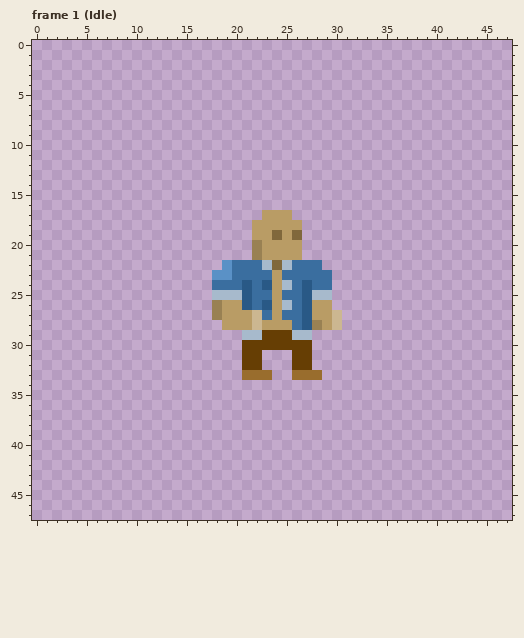
Pixel-art file, stored at HumanMelee1.aseprite. Above is the file before it was changed.
48x48 pixels, 27 frames. Shown: frame 1 (Idle). The commit also changed other frames, which this record leaves out.
After the commit:
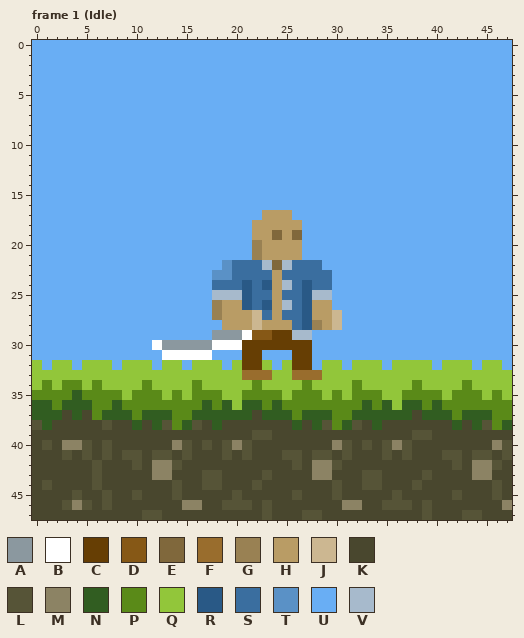
Palette (. is transparent): A #8b989f  B #ffffff  C #663e04  D #865816  E #80683c  F #996d2d  G #998153  H #b99c65  J #ccb791  K #49472e  L #565437  M #8c8364  N #315d21  P #5a8a18  Q #92c63a  R #295986  S #3a6e9f  T #5a91c6  U #69aef4  V #a7bacc
Change:
layer "references/sky" now shown
layer "references/Tiles" now shown
layer "weapon" now shown
Changed rows in their new state; - is an unchanged pixel.
Frame 1 (Idle), layers "weapon", "references/Tiles", "references/sky":
first column x 0:
 0 UUUUUUUUUUUUUUUUUUUUUUUUUUUUUUUUUUUUUUUUUUUUUUUU
 1 UUUUUUUUUUUUUUUUUUUUUUUUUUUUUUUUUUUUUUUUUUUUUUUU
 2 UUUUUUUUUUUUUUUUUUUUUUUUUUUUUUUUUUUUUUUUUUUUUUUU
 3 UUUUUUUUUUUUUUUUUUUUUUUUUUUUUUUUUUUUUUUUUUUUUUUU
 4 UUUUUUUUUUUUUUUUUUUUUUUUUUUUUUUUUUUUUUUUUUUUUUUU
 5 UUUUUUUUUUUUUUUUUUUUUUUUUUUUUUUUUUUUUUUUUUUUUUUU
 6 UUUUUUUUUUUUUUUUUUUUUUUUUUUUUUUUUUUUUUUUUUUUUUUU
 7 UUUUUUUUUUUUUUUUUUUUUUUUUUUUUUUUUUUUUUUUUUUUUUUU
 8 UUUUUUUUUUUUUUUUUUUUUUUUUUUUUUUUUUUUUUUUUUUUUUUU
 9 UUUUUUUUUUUUUUUUUUUUUUUUUUUUUUUUUUUUUUUUUUUUUUUU
10 UUUUUUUUUUUUUUUUUUUUUUUUUUUUUUUUUUUUUUUUUUUUUUUU
11 UUUUUUUUUUUUUUUUUUUUUUUUUUUUUUUUUUUUUUUUUUUUUUUU
12 UUUUUUUUUUUUUUUUUUUUUUUUUUUUUUUUUUUUUUUUUUUUUUUU
13 UUUUUUUUUUUUUUUUUUUUUUUUUUUUUUUUUUUUUUUUUUUUUUUU
14 UUUUUUUUUUUUUUUUUUUUUUUUUUUUUUUUUUUUUUUUUUUUUUUU
15 UUUUUUUUUUUUUUUUUUUUUUUUUUUUUUUUUUUUUUUUUUUUUUUU
16 UUUUUUUUUUUUUUUUUUUUUUUUUUUUUUUUUUUUUUUUUUUUUUUU
17 UUUUUUUUUUUUUUUUUUUUUUU---UUUUUUUUUUUUUUUUUUUUUU
18 UUUUUUUUUUUUUUUUUUUUUU-----UUUUUUUUUUUUUUUUUUUUU
19 UUUUUUUUUUUUUUUUUUUUUU-----UUUUUUUUUUUUUUUUUUUUU
20 UUUUUUUUUUUUUUUUUUUUUU-----UUUUUUUUUUUUUUUUUUUUU
21 UUUUUUUUUUUUUUUUUUUUUU-----UUUUUUUUUUUUUUUUUUUUU
22 UUUUUUUUUUUUUUUUUUU----------UUUUUUUUUUUUUUUUUUU
23 UUUUUUUUUUUUUUUUUU------------UUUUUUUUUUUUUUUUUU
24 UUUUUUUUUUUUUUUUUU------------UUUUUUUUUUUUUUUUUU
25 UUUUUUUUUUUUUUUUUU------------UUUUUUUUUUUUUUUUUU
26 UUUUUUUUUUUUUUUUUU------------UUUUUUUUUUUUUUUUUU
27 UUUUUUUUUUUUUUUUUU-------------UUUUUUUUUUUUUUUUU
28 UUUUUUUUUUUUUUUUUUU------------UUUUUUUUUUUUUUUUU
29 UUUUUUUUUUUUUUUUUUAAABDD----UUUUUUUUUUUUUUUUUUUU
30 UUUUUUUUUUUUBAAAAABBB-------UUUUUUUUUUUUUUUUUUUU
31 UUUUUUUUUUUUUBBBBBUUU--UUU--UUUUUUUUUUUUUUUUUUUU
32 QUQQUQQQUQQQUQQUQQQUQ--QUQ--UQQUQQQUQQQQUQQQUQQU
33 QQQQQQQQQQQQQQQQQQQQQ---QQ---QQQQQQQQQQQQQQQQQQQ
34 QPQPPQPQQQQPQQQQPQQQQQPQQQQPQQQQPQQQQQPQQQQPQQQQ
35 PPPPNPPPPQPPPQPQPPPQQPPPPQPPPQPQPPPQQPPPPQPPPQPQ
36 NNPNNNPPNPPPPPPPPNPNQNNPNPPPPPPPPNPNQNNPNPPPPPPP
37 NNNKNKPNNNPNNNPPNNNNNNKNNNPNNNPPNNNNNNKNNNPNNNPP
38 LNKKKKKLKKNKNLPNLKNKKKKKKKNKNLPNLKNKKKKKKKNKNLPN
39 KKKKKKKKKKKKKKKKKKKKKKLLKKKKKKKKKKKKKKLLKKKKKKKK
40 KLKMMLKLKKKKKKMLKLKLMLKKKKKKKKMLKLKLMLKKKKKKKKML
41 KKKLKLKLKLLKLLKLKKKLKLKKKLLKLLKLKKKLKLKKKLLKLLKL
42 KKKKKKLKKKLKMMLKKKKKKKKKKKLKMMLKKKKKKKKKKKLKMMLK
43 KKKKKKLKKKKKMMKKKLLKKKKLKKKKMMKKKLLKKKKLKKKKMMKK
44 KLKKKKLKKKKKKKLKKLLKKKLKKKKKKKLKKLLKKKLKKKKKKKLK
45 KKKKLKKLKKLKKKLKKKKKLKKKKKLKKKLKKKKKLKKKKKLKKKLK
46 KKKLMLKLKKKKKKKMMKKLLLKLKKKKKKKMMKKLLLKLKKKKKKKM
47 KKKKKKKKKKKLLKKKKKKKKKKLKKKLLKKKKKKKKKKLKKKLLKKK
Boxes around the changes in both pictures, in picture pixels (x1, y1, x2, y2):
changed: (32, 40, 512, 520)
